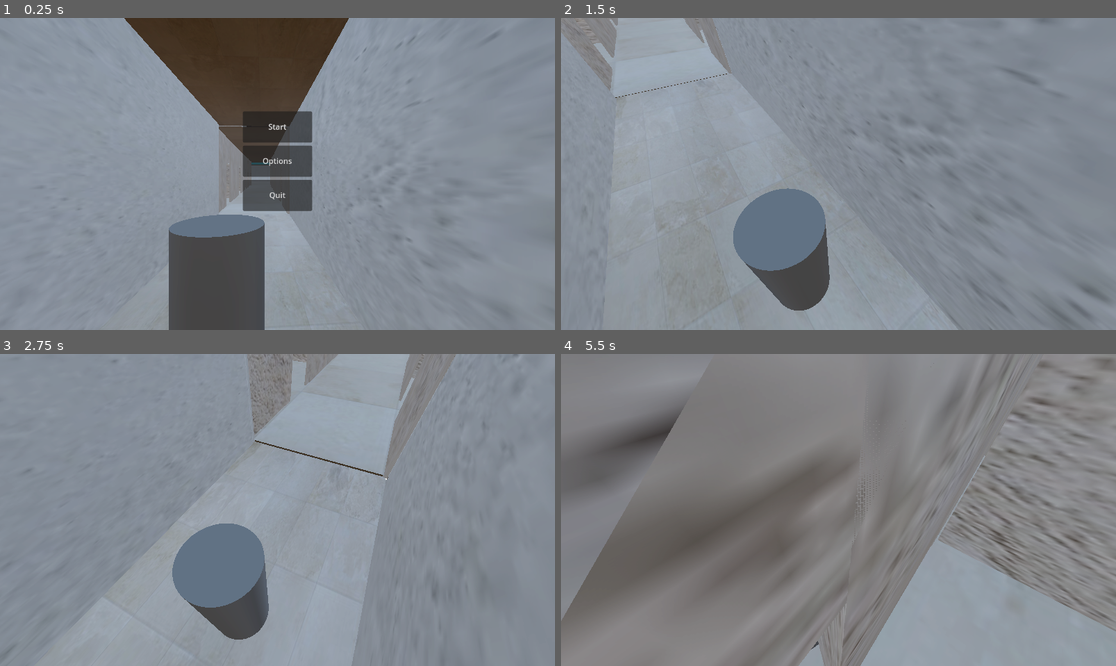
Above: before the commit, frames 1-4 (two rows, left to right).
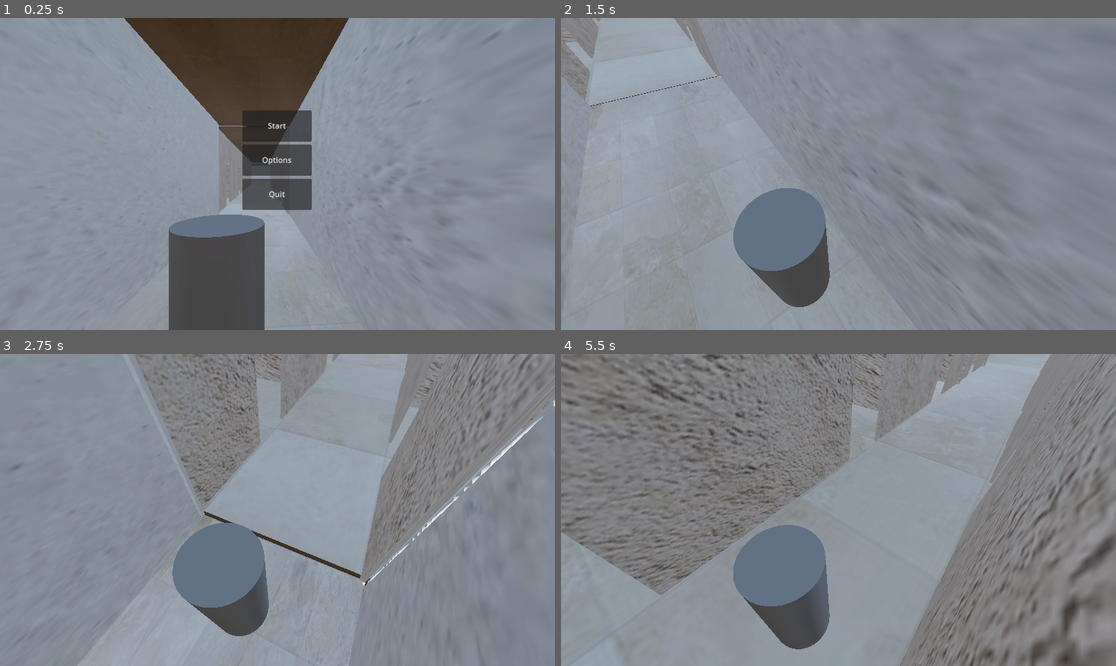
Above: after the commit, the same moments.

Repository: sporta3/Escape-the-mall
Game: Godot game, scene res://Scenes/Main.tscn
Two runs of this game, one before a commit and one after it. Both use one fixed random seed, a clock stepped at 60 frames per second and the inputs below.
Inputs (mouse positions are in pixels of both pictures, inside the frame that each line leads up to):
- Up to frame 1 (0.25 s): no input
- Up to frame 2 (1.5 s): click "Start" at 0.5 s; tap Enter at 1.25 s; move the mouse to (866, 174) at 1.27 s; hold W (MoveForward) from 1.28 s (still down); hold Shift (Sprint, bound only after the commit) from 1.28 s (still down)
- Up to frame 3 (2.75 s): keep holding W (MoveForward); tap Space (Jump, bound only after the commit) at 1.52, 1.55, 1.82, 2.1, 2.27, 2.57 s; move the mouse to (249, 510) at 2.02 s; release Shift (Sprint, bound only after the commit) at 2.03 s; tap Shift (Sprint, bound only after the commit) at 2.3 s
- Up to frame 4 (5.5 s): keep holding W (MoveForward); move the mouse to (849, 503) at 2.77 s; hold Shift (Sprint, bound only after the commit) 2.78-3.53 s; tap Space (Jump, bound only after the commit) at 3.05, 3.77, 4.07, 4.35, 4.52, 4.82, 5.27 s; move the mouse to (832, 516) at 3.52 s; tap Shift (Sprint, bound only after the commit) at 3.6, 5.1 s; move the mouse to (877, 513) at 4.27 s; move the mouse to (794, 506) at 5.02 s

The runs differ from the first frame. In frame 1, 0.5% of the frame differs, in the area x 43-57%, y 29-62%; in frame 2, 2.6%; in frame 3, 12%; in frame 4, 53%, in the area x 0-100%, y 0-100%.

Commit message:
Scripts naar script folder + Menu aanpassen
Ik heb de scripts voor start menu controler

Diff:
--- a/escape-the-mall/Scenes/Main.tscn
+++ b/escape-the-mall/Scenes/Main.tscn
@@ -2,7 +2,7 @@
 
 [ext_resource type="PackedScene" uid="uid://dowfypc47gl4c" path="res://Scenes/mall_v_2.tscn" id="1_idj7w"]
 [ext_resource type="PackedScene" uid="uid://gsu4ubcccugu" path="res://Scenes/start_menu.tscn" id="1_kln2b"]
-[ext_resource type="Script" uid="uid://ds8m0arnqo3j5" path="res://Scenes/main.gd" id="1_rgh2o"]
+[ext_resource type="Script" uid="uid://ds8m0arnqo3j5" path="res://Scripts/main.gd" id="1_rgh2o"]
 [ext_resource type="PackedScene" uid="uid://bgvssattc00nk" path="res://Scenes/TestPlayer.tscn" id="2_kln2b"]
 
 [sub_resource type="ProceduralSkyMaterial" id="ProceduralSkyMaterial_idj7w"]
--- /dev/null
+++ b/escape-the-mall/Scenes/Testworld.tscn
@@ -0,0 +1,84 @@
+[gd_scene load_steps=5 format=3 uid="uid://c28v5l3ijk0wf"]
+
+[ext_resource type="PackedScene" uid="uid://bgvssattc00nk" path="res://Scenes/TestPlayer.tscn" id="1_qw3xk"]
+
+[sub_resource type="ProceduralSkyMaterial" id="ProceduralSkyMaterial_pm54s"]
+sky_horizon_color = Color(0.662243, 0.671743, 0.686743, 1)
+ground_horizon_color = Color(0.662243, 0.671743, 0.686743, 1)
+
+[sub_resource type="Sky" id="Sky_qw3xk"]
+sky_material = SubResource("ProceduralSkyMaterial_pm54s")
+
+[sub_resource type="Environment" id="Environment_tdrt6"]
+background_mode = 2
+sky = SubResource("Sky_qw3xk")
+tonemap_mode = 2
+glow_enabled = true
+
+[node name="World" type="Node3D"]
+
+[node name="WorldEnvironment" type="WorldEnvironment" parent="."]
+environment = SubResource("Environment_tdrt6")
+
+[node name="DirectionalLight3D" type="DirectionalLight3D" parent="."]
+transform = Transform3D(-0.995056, 0.078478, -0.0608738, 0, 0.612907, 0.790155, 0.0993198, 0.786248, -0.609877, 1, 21, 3)
+shadow_enabled = true
+
+[node name="Floor" type="CSGBox3D" parent="."]
+transform = Transform3D(1, 0, 0, 0, 1, 0, 0, 0, 1, -7.5, -1, 19.5)
+use_collision = true
+size = Vector3(54, 1, 70)
+
+[node name="CSGCombiner3D" type="CSGCombiner3D" parent="."]
+use_collision = true
+
+[node name="Gate" type="CSGBox3D" parent="CSGCombiner3D"]
+transform = Transform3D(1, 0, 0, 0, 1, 0, 0, 0, 1, 0.5, 3, 0)
+use_collision = true
+size = Vector3(8, 7, 1)
+
+[node name="CSGCylinder3D" type="CSGCylinder3D" parent="CSGCombiner3D/Gate"]
+transform = Transform3D(1.5, 0, 0, 0, -4.37114e-08, -4.35, 0, 1, -1.90145e-07, 1, -3, 0)
+operation = 2
+radius = 1.0
+sides = 32
+
+[node name="Wall1" type="CSGBox3D" parent="CSGCombiner3D"]
+transform = Transform3D(1, 0, 0, 0, 1, 0, 0, 0, 1, -12, 3, 0)
+use_collision = true
+size = Vector3(17, 7, 1)
+
+[node name="Wall2" type="CSGBox3D" parent="CSGCombiner3D"]
+transform = Transform3D(1, 0, 0, 0, 1, 0, 0, 0, 1, 5, 3, 16)
+use_collision = true
+size = Vector3(1, 7, 33)
+
+[node name="SmallWall1" type="CSGBox3D" parent="CSGCombiner3D"]
+transform = Transform3D(1, 0, 0, 0, 1, 0, 0, 0, 1, -0.5, 1.5, 27)
+use_collision = true
+size = Vector3(10, 4, 1)
+
+[node name="Object1" type="CSGBox3D" parent="CSGCombiner3D"]
+transform = Transform3D(1, 0, 0, 0, 1, 0, 0, 0, 1, -10, 0, 13)
+use_collision = true
+size = Vector3(1, 1, 5)
+
+[node name="Wall3" type="CSGBox3D" parent="CSGCombiner3D"]
+transform = Transform3D(1, 0, 0, 0, 1, 0, 0, 0, 1, -21, 3, 16.5)
+use_collision = true
+size = Vector3(1, 7, 34)
+
+[node name="CSGCylinder3D" type="CSGCylinder3D" parent="CSGCombiner3D/Wall3"]
+transform = Transform3D(-1.57361e-07, -1, 0, 3.6, -4.37114e-08, 0, 0, 0, 1.8, 0.125, -2, 0)
+operation = 2
+radius = 1.0
+height = 2.75
+sides = 16
+
+[node name="Wall4" type="CSGBox3D" parent="CSGCombiner3D"]
+transform = Transform3D(1, 0, 0, 0, 1, 0, 0, 0, 1, -7.5, 3, 33)
+use_collision = true
+size = Vector3(26, 7, 1)
+
+[node name="player" parent="." instance=ExtResource("1_qw3xk")]
+transform = Transform3D(-1, 0, 8.74228e-08, 0, 1, 0, -8.74228e-08, 0, -1, 1, 0, -5)
--- a/escape-the-mall/Scenes/start_menu.tscn
+++ b/escape-the-mall/Scenes/start_menu.tscn
@@ -1,6 +1,6 @@
 [gd_scene load_steps=2 format=3 uid="uid://gsu4ubcccugu"]
 
-[ext_resource type="Script" uid="uid://dph0r5hwnq7bm" path="res://Scenes/startMenuConrol.gd" id="1_juhg0"]
+[ext_resource type="Script" uid="uid://dph0r5hwnq7bm" path="res://Scripts/startMenuConrol.gd" id="1_juhg0"]
 
 [node name="Start menu" type="Node3D"]
 process_mode = 2
@@ -10,9 +10,17 @@
 
 [node name="Control" type="Control" parent="CanvasLayer"]
 layout_mode = 3
-anchors_preset = 0
-offset_right = 1155.0
-offset_bottom = 653.0
+anchors_preset = 8
+anchor_left = 0.5
+anchor_top = 0.5
+anchor_right = 0.5
+anchor_bottom = 0.5
+offset_left = -577.5
+offset_top = -326.5
+offset_right = 577.5
+offset_bottom = 326.5
+grow_horizontal = 2
+grow_vertical = 2
 script = ExtResource("1_juhg0")
 metadata/_edit_use_anchors_ = true
 
@@ -25,6 +33,7 @@
 text = "Start"
 
 [node name="options" type="Button" parent="CanvasLayer/Control"]
+layout_mode = 0
 offset_left = 504.0
 offset_top = 265.2
 offset_right = 648.0
@@ -32,6 +41,7 @@
 text = "Options"
 
 [node name="quit" type="Button" parent="CanvasLayer/Control"]
+layout_mode = 0
 offset_left = 504.0
 offset_top = 336.0
 offset_right = 648.0
--- a/escape-the-mall/project.godot
+++ b/escape-the-mall/project.godot
@@ -27,14 +27,24 @@
 "events": [Object(InputEventKey,"resource_local_to_scene":false,"resource_name":"","device":-1,"window_id":0,"alt_press …(192 unchanged characters)…
 ]
 }
+MoveLeft={
+"deadzone": 0.2,
+"events": [Object(InputEventKey,"resource_local_to_scene":false,"resource_name":"","device":-1,"window_id":0,"alt_pressed":false,"shift_pressed":false,"ctrl_pressed":false,"meta_pressed":false,"pressed":false,"keycode":0,"physical_keycode":65,"key_label":0,"unicode":97,"location":0,"echo":false,"script":null)
+]
+}
 MoveRight={
 "deadzone": 0.2,
 "events": [Object(InputEventKey,"resource_local_to_scene":false,"resource_name":"","device":-1,"window_id":0,"alt_press …(192 unchanged characters)…
 ]
 }
-MoveLeft={
+Jump={
 "deadzone": 0.2,
-"events": [Object(InputEventKey,"resource_local_to_scene":fa …(140 unchanged characters)… d":false,"keycode":0,"physical_keycode":65,"key_label":0,"unicode":97,"location":0,"echo":false,"script":null)
+"events": [Object(InputEventKey,"resource_local_to_scene":fa …(140 unchanged characters)… d":false,"keycode":0,"physical_keycode":32,"key_label":0,"unicode":32,"location":0,"echo":false,"script":null)
+]
+}
+Sprint={
+"deadzone": 0.2,
+"events": [Object(InputEventKey,"resource_local_to_scene":false,"resource_name":"","device":-1,"window_id":0,"alt_pressed":false,"shift_pressed":false,"ctrl_pressed":false,"meta_pressed":false,"pressed":false,"keycode":0,"physical_keycode":4194325,"key_label":0,"unicode":0,"location":0,"echo":false,"script":null)
 ]
 }
 pauze={
Renamed: escape-the-mall/Scenes/main.gd -> escape-the-mall/Scripts/main.gd
Renamed: escape-the-mall/Scenes/main.gd.uid -> escape-the-mall/Scripts/main.gd.uid
Renamed: escape-the-mall/Scenes/startMenuConrol.gd -> escape-the-mall/Scripts/startMenuConrol.gd
Renamed: escape-the-mall/Scenes/startMenuConrol.gd.uid -> escape-the-mall/Scripts/startMenuConrol.gd.uid
